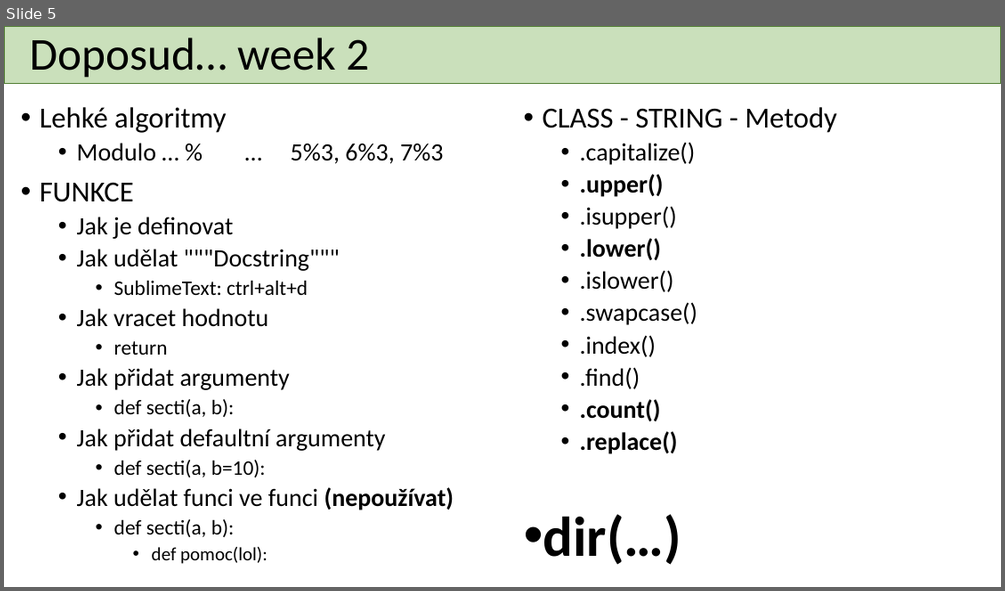
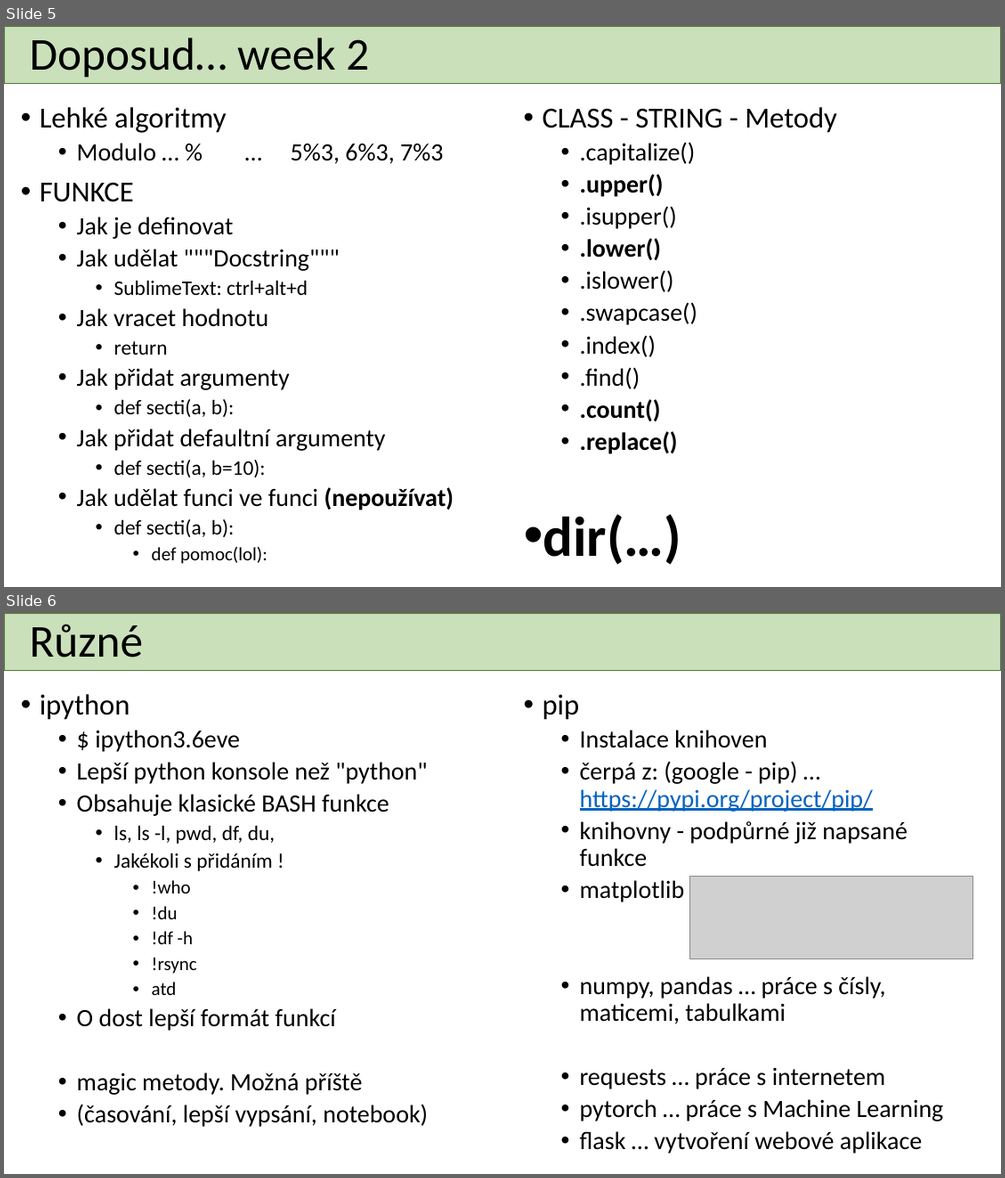
Before and after one commit to SonGokussj4/eve-python, a slide deck: edX_Python_Course_02.pptx. Shown one above the other, each under a label of ours: slide 5 before the commit, slides 5 and 6 after it. The pictures are 1005x591 and 1005x1178 pixels, drawn with LibreOffice and Linux fonts; fonts in the diff are those of the drawing; grey boxes stand for pictures; background and template pictures are left out. Boxes give left, top, right and bottom in pixels: in the first picture for what was removed or moved away, otherwise in the second. Text is boxed around its words. In the diff, an @@ line names an element or a change of style, - is before the commit and + after.

Commit message:
added slide to edX_Python_Course_02.pptx

```diff
--- a/edX_Python_Course_02.pptx
+++ b/edX_Python_Course_02.pptx
@@ slide 6 added at (x1=4, y1=613, x2=1001, y2=1174), background #FFFFFF; not listed: 1 template element that a slide beside it also shows @@
@@ title added at (x1=30, y1=624, x2=143, y2=657), 44 pt, text #000000 @@
+Různé
@@ text added at (x1=40, y1=694, x2=428, y2=1127), 24 pt, text #000000 @@
+• ipython
+  • $ ipython3.6eve
+  • Lepší python konsole než "python"
+  • Obsahuje klasické BASH funkce
+    • ls, ls -l, pwd, df, du,
+    • Jakékoli s přidáním !
+      • !who
+      • !du
+      • !df -h
+      • !rsync
+      • atd
+  • O dost lepší formát funkcí
+  • magic metody. Možná příště
+  • (časování, lepší vypsání, notebook)
@@ text added at (x1=542, y1=694, x2=944, y2=1153), 24 pt, text #000000 @@
+• pip
+  • Instalace knihoven
+  • čerpá z: (google - pip) … https://pypi.org/project/pip/
+  • knihovny - podpůrné již napsané funkce
+  • matplotlib
+  • numpy, pandas … práce s čísly, maticemi, tabulkami
+  • requests … práce s internetem
+  • pytorch … práce s Machine Learning
+  • flask … vytvoření webové aplikace
@@ picture added at (x1=690, y1=876, x2=974, y2=959) @@
```
